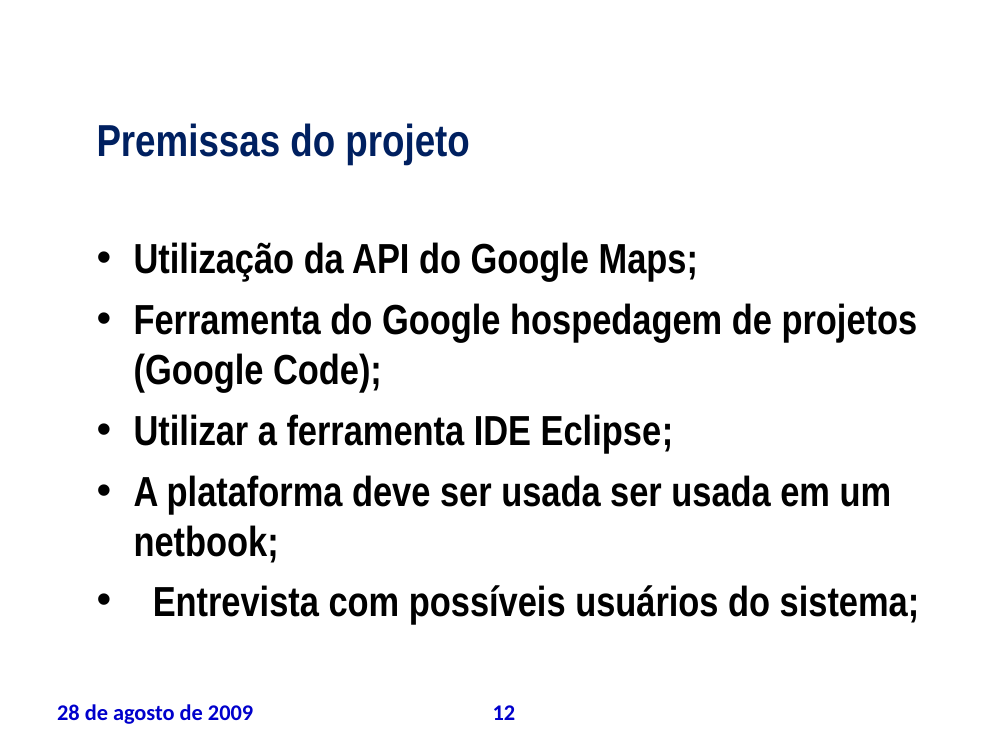
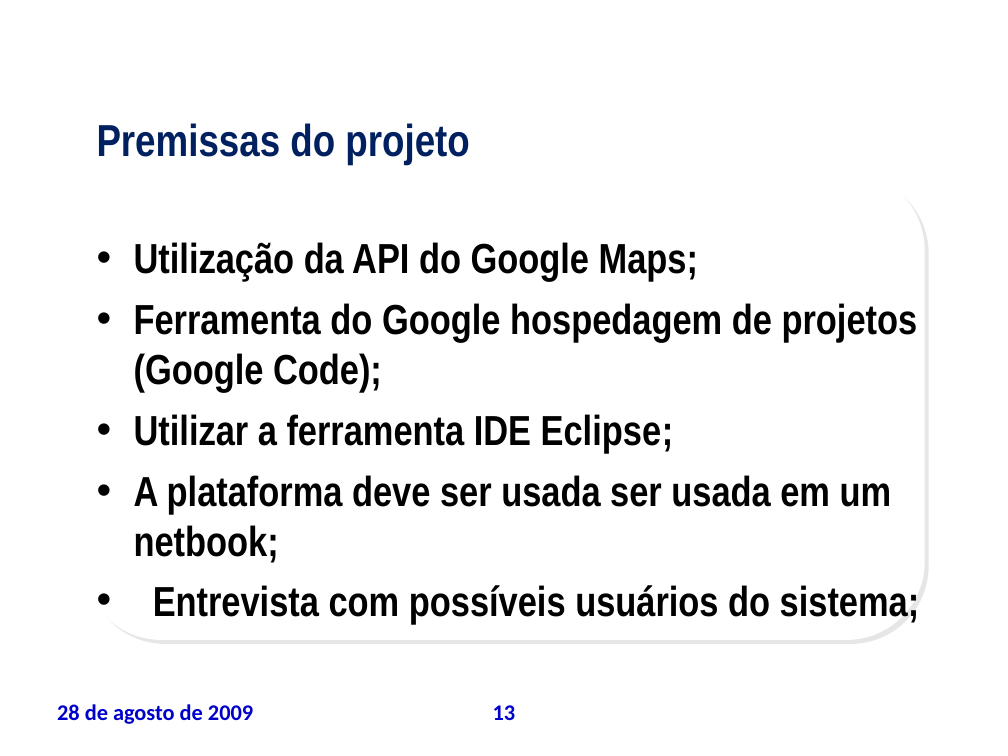
Before and after one commit to leoevaristo/psa20092, a slide deck: slide 13 of ARTEFATOS/TAP_apresentacao.ppt (slide 12 before the commit). Drawn at 1008x756 pixels with LibreOffice and Linux fonts; fonts in the diff are those of the drawing; background and template pictures are left out. Boxes give left, top, right and bottom in pixels: in the first picture for what was removed or moved away, otherwise in the second. Text is boxed around its words. In the diff, an @@ line names an element or a change of style, - is before the commit and + after.

```diff
--- a/ARTEFATOS/TAP_apresentacao.ppt
+++ b/ARTEFATOS/TAP_apresentacao.ppt
@@ rounded rectangle added at (x1=84, y1=171, x2=925, y2=640), fill #FFFFFF @@
@@ page number at (x1=493, y1=705, x2=516, y2=720): text changed @@
-12
+13
```
Also in this commit, not shown: 12 other slides changed, 1 slide added.
